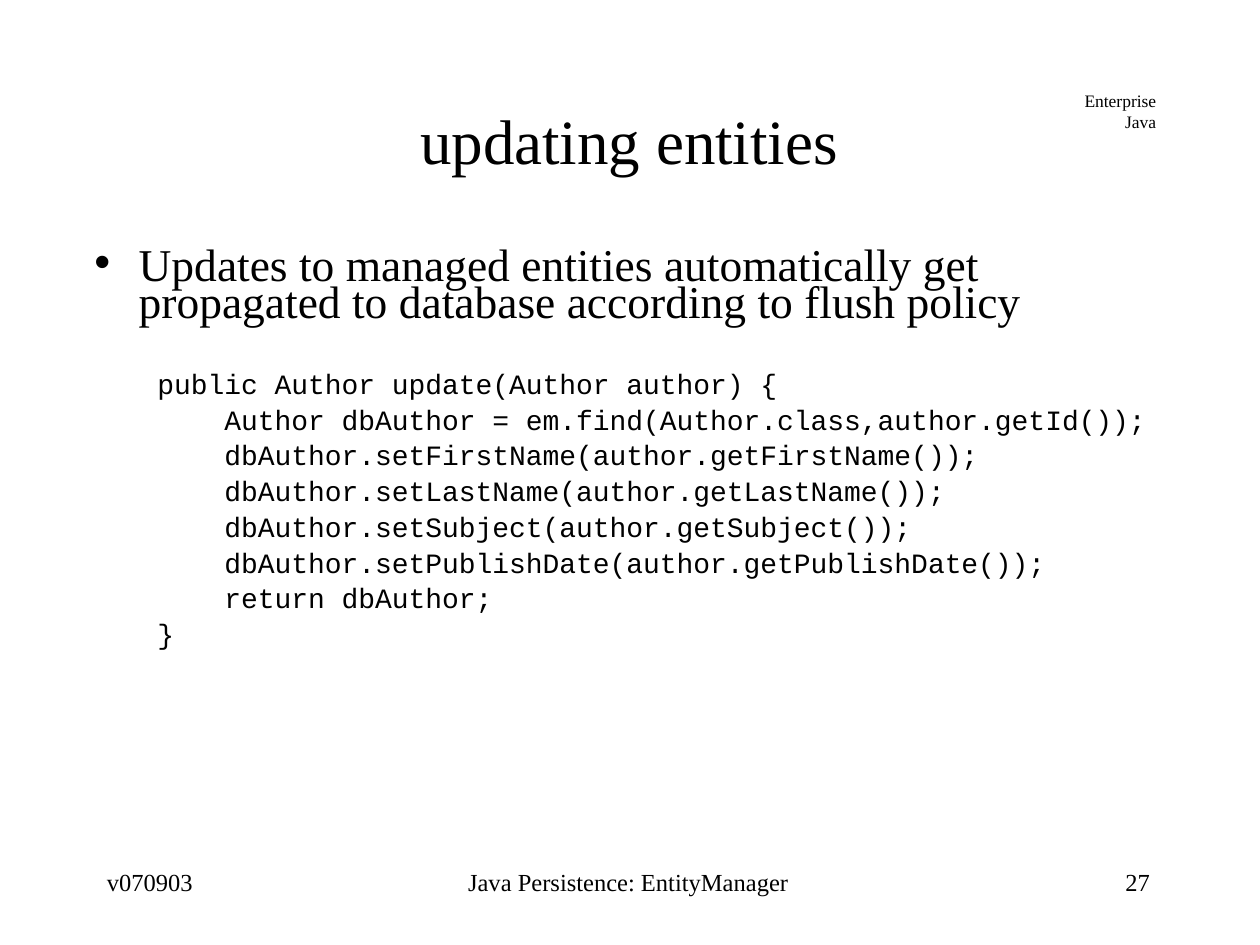
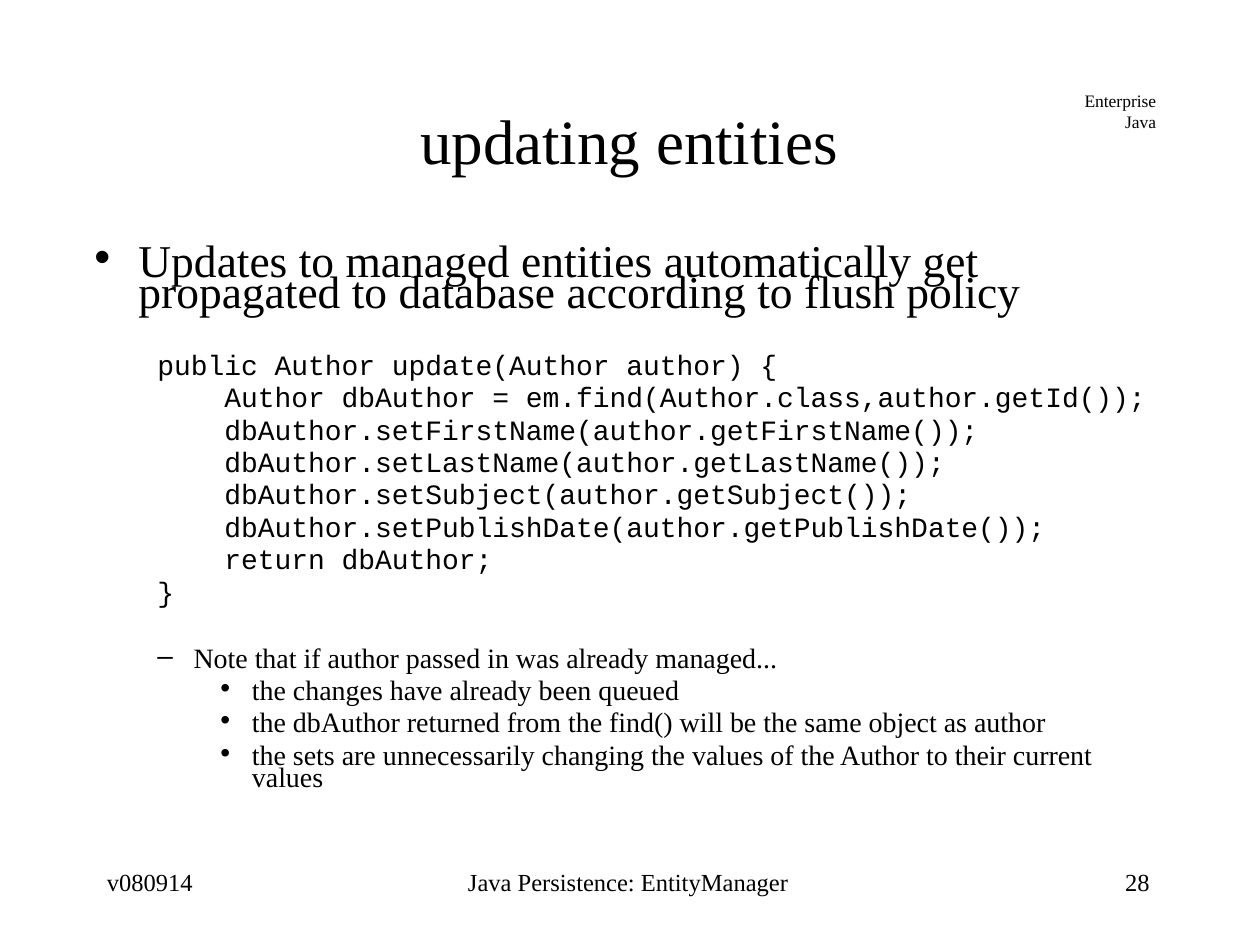
Before and after one commit to jcstaff/ejava-javaee, a slide deck: slide 28 of jpaDAO/src/site/resources/lectures/entityMgr.ppt (slide 27 before the commit). Drawn at 1260x945 pixels with LibreOffice and Linux fonts; fonts in the diff are those of the drawing. Boxes give left, top, right and bottom in pixels: in the first picture for what was removed or moved away, otherwise in the second. Text is boxed around its words. In the diff, an @@ line names an element or a change of style, - is before the commit and + after.

```diff
--- a/jpaDAO/src/site/resources/lectures/entityMgr.ppt
+++ b/jpaDAO/src/site/resources/lectures/entityMgr.ppt
@@ text at [138, 245, 1146, 574]: line spacing 0.68 to 0.58; line spacing 0.7 to 0.6 @@
@@ text at [194, 648, 1092, 788]: paragraphs added @@
+  – Note that if author passed in was already managed...
+    • the changes have already been queued
+    • the dbAuthor returned from the find() will be the same object as author
+    • the sets are unnecessarily changing the values of the Author to their current values
@@ text at [107, 874, 193, 892]: text changed @@
-v070903
+v080914
@@ page number at [1125, 874, 1150, 892]: text changed @@
-27
+28
```
Also in this commit, not shown: 37 other slides changed, 12 slides added, 4 slides removed, 32 other files.
